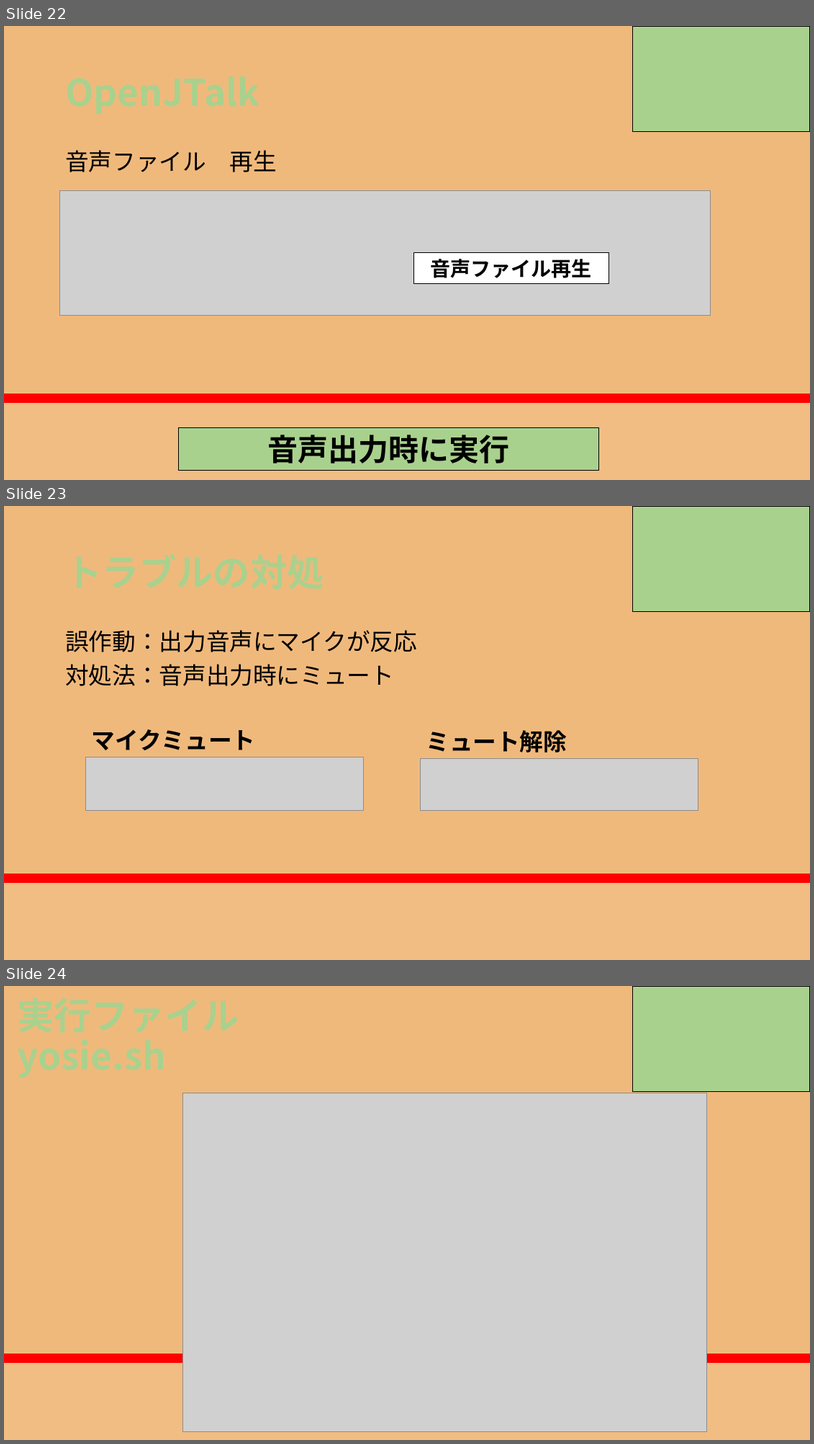
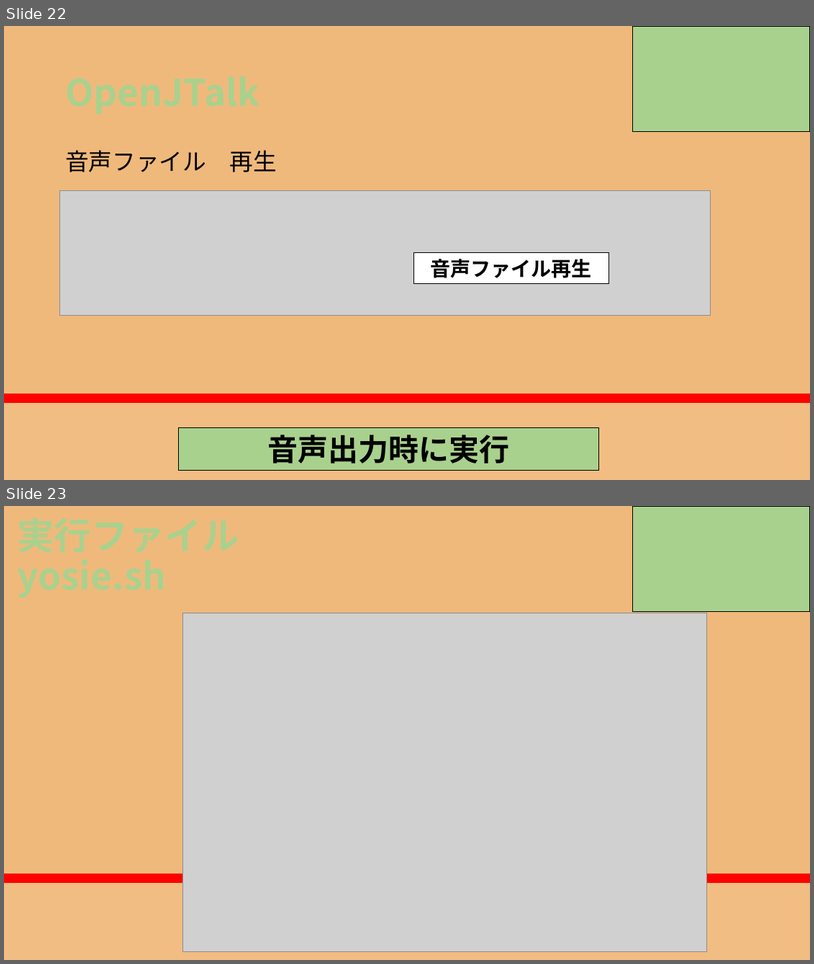
Before and after one commit to RikiishiSuzunosuke/AIspeaker_yosie, a slide deck: presentation/AIスピーカー開発_3_main.pptx. Shown one above the other, each under a label of ours: slides 22, 23 and 24 before the commit, slides 22 and 23 after it. The pictures are 814x1444 and 814x964 pixels, drawn with LibreOffice and Linux fonts; fonts in the diff are those of the drawing; grey boxes stand for pictures. Boxes give left, top, right and bottom in pixels: in the first picture for what was removed or moved away, otherwise in the second. Text is boxed around its words. In the diff, an @@ line names an element or a change of style, - is before the commit and + after.

```diff
--- a/presentation/AIスピーカー開発_3_main.pptx
+++ b/presentation/AIスピーカー開発_3_main.pptx
@@ slide 23 removed at bbox=[4, 506, 810, 960], background gradient #F0B97C to #FF0000 to #F86446 to #F1BD83 @@
@@ rectangle removed at bbox=[633, 506, 810, 611] @@
@@ text removed at bbox=[65, 630, 417, 686] @@
-誤作動：出力音声にマイクが反応
-対処法：音声出力時にミュート
@@ text removed at bbox=[92, 729, 256, 750] @@
-マイクミュート
@@ text removed at bbox=[426, 730, 567, 752] @@
-ミュート解除
@@ picture removed at bbox=[85, 757, 363, 810] @@
@@ picture removed at bbox=[420, 758, 698, 810] @@
@@ what was slide 24 is now slide 23 @@
```
Also in this commit, not shown: 4 slides changed.
